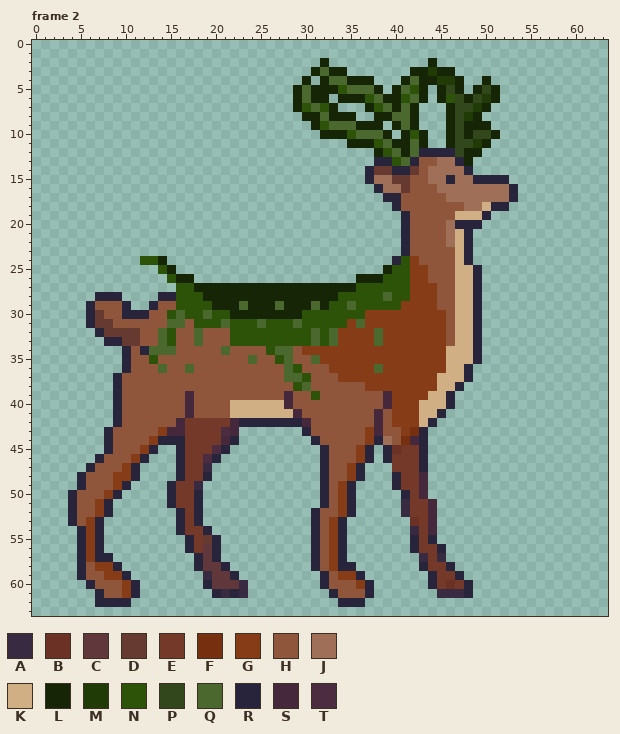
Pixel-art file, stored at Assets/Sprites/elk_idle 2.aseprite. Above: the version before the commit.
64x64 pixels, 3 frames. Colours within 5 levels of each other are drawn and written as one. Shown: frame 2. The commit also changed other frames, which this record leaves out.
Palette (. is transparent): A #382a41  B #6a3124  C #60373a  D #663931  E #75392a  F #76300f  G #873c18  H #8f563b  J #a06f58  K #d1af85  L #152505  M #203b06  N #2c5308  P #32481c  Q #4b692f  R #27243c  S #45283c  T #4b2c41
Pixels before, frame 2 (only the part around the change), first column x 0:
 0 .........................................................
 1 .........................................................
 2 ................................L...........L............
 3 ...............................LQLL.......LLMLL..........
 4 ..............................L.LQQLLL...LQLLMML..L......
 5 .............................LQLLLNQQQL.LQNL.LPL.LPL.....
 6 .............................LQLL.LLLNQLLNQL.LNPLPML.....
 7 .............................LNQNL...LNQLQL...LPPML......
 8 ..............................LLQLLL..LLQQL...LPML.......
 9 ...............................LNQQQLLL.LQL...LPLLL......
10 ................................LLLNQQQL.LNL..LPLPPL.....
11 ...................................LLLNQLLQL..LPPML......
12 ......................................LNQLQRRRRPLL.......
13 ......................................RRNQRHHJJRL........
14 .....................................RDDRRDHJJJJR........
15 .....................................RJJDDHHJJRJJRRRR....
16 ......................................RJJDHHHJJJJJJJJR...
17 .......................................RRHHHHHJJJJJJJR...
18 ........................................RHHHHHHHJJKRR....
19 .........................................RHHHHHKKKR......
20 .........................................RHHHHJRRR.......
21 .........................................RHHHHJKR........
22 .........................................RHHHHJKR........
23 .........................................RHHHHHKR........
24 ............NNL.........................RNGHHHHKR........
25 ..............NL.......................LNNGGHHHKKR.......
26 ...............NLL..................LLLNNNGGHHHKKR.......
27 ................NNLLLLLLLLLLLLLLLLLLNNNNNNGGGHHKKR.......
28 .......RRR....RRNNNLLLLLLLLLLLLLLLNNNNNQNNGGGHHKKR.......
29 ......RHHHR..RHHNNNNLLLQLLLQLLLQLNNQNNNNNGGGGHHKKR.......
30 ......RDHHRRRHHNQNNQNNLLLLLLLLNNNNNNNGGGGGGGGGHKKR.......
31 ......RDDHHHHHHQQHNNNQNNNQNNNQNNNNNGQGGGGGGGGGHKKR.......
32 .......RDDDDHHQNHHQHHHNNNNNNNNNQNQGGGGQGGGGGGGHKKR.......
33 ........RRDDHHQNHHQHHHNNNNNNNNNQNQGGGGQGGGGGGGHKKR.......
34 ..........RHRQQQHHHHHQHHHHNQQHGGGGGGGGGGGGGGGGKKKR.......
35 ..........RHHNHHHHHHHHHHQHHNQHHQGGGGGGGGGGGGGGKKKR.......
36 ..........RHHHQHHQHHHHHHHHHHQNHHHGGGGGQGGGGGGGKKR........
37 .........RHHHHHHHHHHHHHHHHHHQQNHHHGGGGGGGGGGGKKKR........
38 .........RHHHHHHHHHHHHHHHHHHHNQHHHHHHGGGGGGGGKKR.........
39 .........RHHHHHHHSHHHHHHHHHHSHHNHHHHHHHSGGGGKKR..........
40 .........RHHHHHHHSHHHHKKKKKKSHHHHHHHHHHSGGGKKKR..........
41 .........RHHHHHHHSHHHHKKKKKKKSHHHHHHHHSHGGGKKR...........
42 .........RHHHHHHSEEEEESRRRRRRRSHHHHHHHSHGGGKR............
43 ........RHHHHHGSSEEEETS.......RHHHHHHGSHHGFR.............
44 ........RHHHHGRRREEEESR........RHHHHHGRJHFSR.............
45 ........RHHHGR..REEETR..........RHHHGR.RBEER.............
46 .......RHHHGR...REETR...........RHHHGR.REEER.............
47 ......RHHHGR....REEA............RHHGR...EEER.............
48 .....RHHHGGR....REER............RHHGR...REES.............
49 .....RHHHGR....REEA.............RHGR....REES.............
50 ....RHHHGR.....REER.............RHGR.....RES.............
51 ....RHHGR......REER.............RHGR.....AEES............
52 ....RHHGR.......RER............RHHGR.....AEES............
53 ....RHGR........RER............RHGR.......BES............
54 .....RGR........REER...........RHGR.......AES............
55 .....RGR.........REDR..........RHGR.......RER............
56 .....RGR.........RECR..........RHGR.......REER...........
57 .....RGRR.........RCR..........RHGR........AEA...........
58 .....RHGGR........RCCR.........RHGRR.......REER..........
59 .....RHHGGR........ACCR.........RHGGR.......REER.........
60 ......RHHHGR.......RCCCA........RHHHGR......REBER........
61 .......RHHGR........RARA.........RHHHR.......AAAR........
62 .......RRRR.......................RRR....................
63 .........................................................
And afterwards:
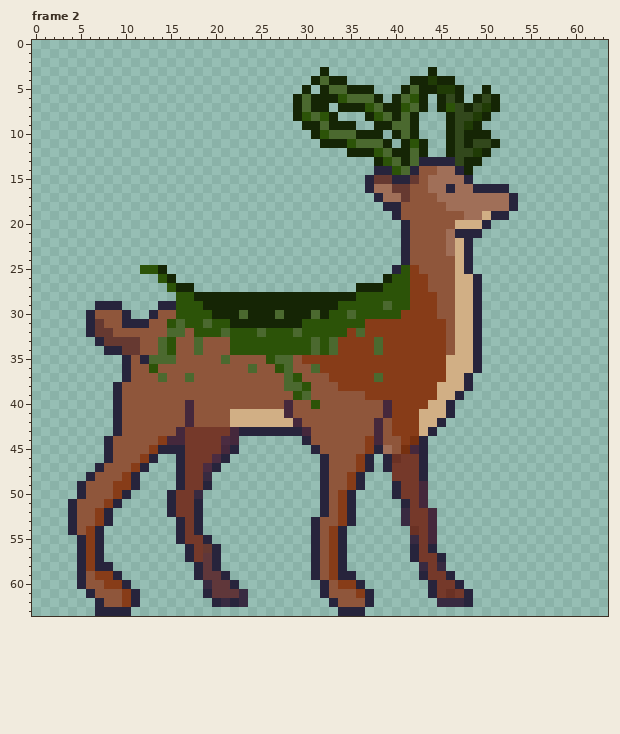
Change:
Frame 2:
y 2: x 32 L -> .; x 44 L -> .
y 3: x 31..34 LQLL -> .L..; x 42..46 LLMLL -> ..L..
y 4: x 30..37 L.LQQLLL -> .LQLL...; x 41..42 LQ -> .L; x 44..47 LMML -> MLL.; x 50 L -> .
y 5: x 29..31 LQL -> .L.; x 33..38 LNQQQL -> QQLLL.; x 40..42 LQN -> .LQ; x 44..46 .LP -> LMM; x 49..51 LPL -> .L.
y 6: x 33..39 .LLLNQL -> LNQQQL.; x 41..42 NQ -> QN; x 46..50 NPLPM -> PL.LP
y 7: x 30..39 NQNL...LNQ -> QLL.LLLNQL; x 41..43 QL. -> NQL; x 45..46 .L -> LN; x 48..51 PML. -> LPML
y 8: x 29..32 .LLQ -> LNQN; x 34..35 LL -> ..; x 37..40 .LLQ -> LNQL; x 48..50 ML. -> PML
y 9: x 30 . -> L; x 32..37 NQQQLL -> QLLL..; x 39..40 .L -> LQ; x 48 L -> M; x 50 L -> .
y 10: x 31..43 .LLLNQQQL.LNL -> LNQQQLLL.LQL.; x 49..51 PPL -> LL.
y 11: x 32..40 ...LLLNQL -> LLLNQQQL.; x 42 Q -> N; x 48..51 PML. -> LPPL
y 12: x 35..40 ...LNQ -> LLLNQL; x 43..46 RRRR -> L..L; x 48..50 LL. -> PML
y 13: x 38..47 RRNQRHHJJR -> LNQLQRRRRP; x 49 . -> L
y 14: x 37..42 RDDRRD -> .RRNQR; x 44 J -> H; x 47..48 JR -> RL
y 15: x 38..42 JJDDH -> DDRRD; x 46 R -> J; x 48..52 JRRRR -> R....
y 16: x 37..38 .R -> RJ; x 40 J -> D; x 44 H -> J; x 46 J -> R; x 49..53 JJJJR -> RRRR.
y 17: x 38..41 .RRH -> RJJD; x 45 H -> J
y 18: x 39 . -> R; x 46..47 HH -> JJ; x 50..53 KRR. -> JJJR
y 19: x 40..41 .R -> RH; x 47..52 KKKR.. -> HJJKRR
y 20: x 46..50 JRRR. -> HKKKR
y 21: x 47 K -> R; x 49 . -> R
y 23: x 46 H -> J
y 24: x 12..14 NNL -> ...; x 40..42 RNG -> .RH
y 25: x 12..15 ..NL -> NNL.; x 39..40 LN -> .R; x 43 G -> H; x 48..49 KR -> R.
y 26: x 14..17 .NLL -> NL..; x 36..39 LLLN -> ...L
y 27: x 15..38 .NNLLLLLLLLLLLLLLLLLLNNN -> NLL..................LLL; x 44 G -> H
y 28: x 7..9 RRR -> ...; x 14..15 RR -> ..; x 18 N -> L; x 34..35 NN -> LL; x 39 Q -> N
y 29: x 6..10 RHHHR -> .RRR.; x 13..15 RHH -> .RR; x 19 N -> L; x 23 Q -> L; x 27 Q -> L; x 31 Q -> L; x 33 N -> L; x 35 Q -> N; x 39 N -> Q; x 41 G -> N
y 30: x 7 D -> H; x 11..13 RRH -> ..R; x 15..16 NQ -> HN; x 19..21 QNN -> NLL; x 23 L -> Q; x 27 L -> Q; x 30..32 NNN -> LQL; x 35 N -> Q; x 37..40 GGGG -> NNNN; x 45 G -> H
y 31: x 8 D -> H; x 10..12 HHH -> RRR; x 15 Q -> N; x 17 H -> N; x 19 N -> Q; x 21..29 QNNNQNNNQ -> NLLLLLLLL; x 35..36 GQ -> NN
y 32: x 6..7 .R -> RD; x 9..11 DDD -> HHH; x 14..16 QNH -> HQQ; x 18..21 QHHH -> NNNQ; x 25 N -> Q; x 29 N -> Q; x 31 Q -> N; x 33..34 QG -> NN; x 36 G -> Q; x 38 Q -> G
y 33: x 7..9 .RR -> RDD
y 34: x 8..13 ..RHRQ -> RRDDHH; x 15 Q -> N; x 18 H -> Q; x 21..25 QHHHH -> HNNNN; x 27..33 QQHGGGG -> NNNNQNQ; x 38 G -> Q; x 46 K -> H
y 35: x 12..15 HNHH -> RQQQ; x 21 H -> Q; x 24 Q -> H; x 26..27 HN -> NQ; x 30..31 HQ -> GG
y 36: x 13..14 HQ -> NH; x 17 Q -> H; x 24 H -> Q; x 27 H -> N; x 29 N -> H; x 31..32 HH -> QG; x 38 Q -> G; x 48..49 R. -> KR
y 37: x 9..10 RH -> .R; x 14 H -> Q; x 17 H -> Q; x 29..30 QN -> NH; x 33 H -> G; x 38 G -> Q; x 45 K -> G
y 38: x 28..30 HNQ -> QQN; x 34..36 HHH -> GGG; x 47..48 R. -> KR
y 39: x 17 S -> H; x 28..31 SHHN -> HNQH; x 37..39 HHS -> GGG; x 44 K -> G; x 46..47 R. -> KR
y 40: x 22..27 KKKKKK -> HHHHHH; x 31 H -> N; x 43 K -> G
y 41: x 28..29 KS -> SH; x 38..39 SH -> HS; x 45..46 R. -> KR
y 42: x 16..30 SEEEEESRRRRRRRS -> HSHHHHKKKKKKKSH; x 44..45 R. -> KR
y 43: x 8..9 RH -> .R; x 14..15 GS -> HH; x 21 T -> E; x 23..30 .......R -> RRRRRRRS; x 37 G -> H; x 40 H -> G; x 42..44 FR. -> GKR
y 44: x 13..16 GRRR -> HGSS; x 21..22 SR -> TS; x 30..31 .R -> RH; x 38..39 RJ -> SH; x 41..42 FS -> GF
y 45: x 12..15 GR.. -> HGRR; x 20..22 TR. -> ESR; x 31..32 .R -> RH; x 36..42 GR.RBEE -> HGRJHFS
y 46: x 7..8 RH -> .R; x 11..13 GR. -> HGR; x 19..21 TR. -> ETR; x 40 E -> B
y 47: x 6..7 RH -> .R; x 10..12 GR. -> HGR; x 19..20 A. -> TR; x 35..37 GR. -> HGR; x 39 . -> R
y 48: x 5..6 RH -> .R; x 9 G -> H; x 19 R -> A; x 40 R -> E; x 43 S -> R
y 49: x 10..11 R. -> GR; x 15..16 RE -> .R; x 18..19 A. -> ER; x 34..36 GR. -> HGR
y 50: x 4..5 RH -> .R; x 8..10 GR. -> HGR; x 18 R -> A; x 40..41 .R -> RE
y 51: x 7..9 GR. -> HGR; x 41 A -> R; x 43..44 ES -> S.
y 52: x 15..16 .R -> RE; x 31..32 RH -> .R
y 53: x 6..8 GR. -> HGR; x 33..35 GR. -> HGR; x 41..42 .B -> AE
y 54: x 4..5 .R -> RH; x 18..19 ER -> R.; x 42 A -> B
y 55: x 16..17 .R -> RE; x 19..20 DR -> R.; x 42 R -> A; x 44 R -> S
y 56: x 19 C -> D; x 44..45 ER -> R.
y 57: x 8 R -> .; x 17..18 .R -> RE; x 42..43 .A -> RE; x 45 A -> R
y 58: x 6..9 HGGR -> GRR.; x 20..21 CR -> R.; x 35 R -> .; x 43 R -> A; x 45..46 ER -> A.
y 59: x 7 H -> G; x 9..10 GR -> R.; x 18..19 .A -> RC; x 21..22 CR -> R.; x 31..36 .RHGGR -> RHGRR.; x 43..44 .R -> RE; x 46..47 ER -> R.
y 60: x 5..6 .R -> RH; x 8..11 HHGR -> GGR.; x 19 R -> A; x 22..23 CA -> R.; x 34..37 HHGR -> GGR.; x 46..48 BER -> ER.
y 61: x 6..7 .R -> RH; x 19..22 .RAR -> RCCC; x 32..33 .R -> RH; x 36 H -> G; x 44..47 .AAA -> REBE
y 62: x 8..11 RRR. -> HHGR; x 20..23 .... -> RARA; x 33..37 .RRR. -> RHHHR; x 45..48 .... -> AAAR
y 63: x 7..10 .... -> RRRR; x 34..36 ... -> RRR
